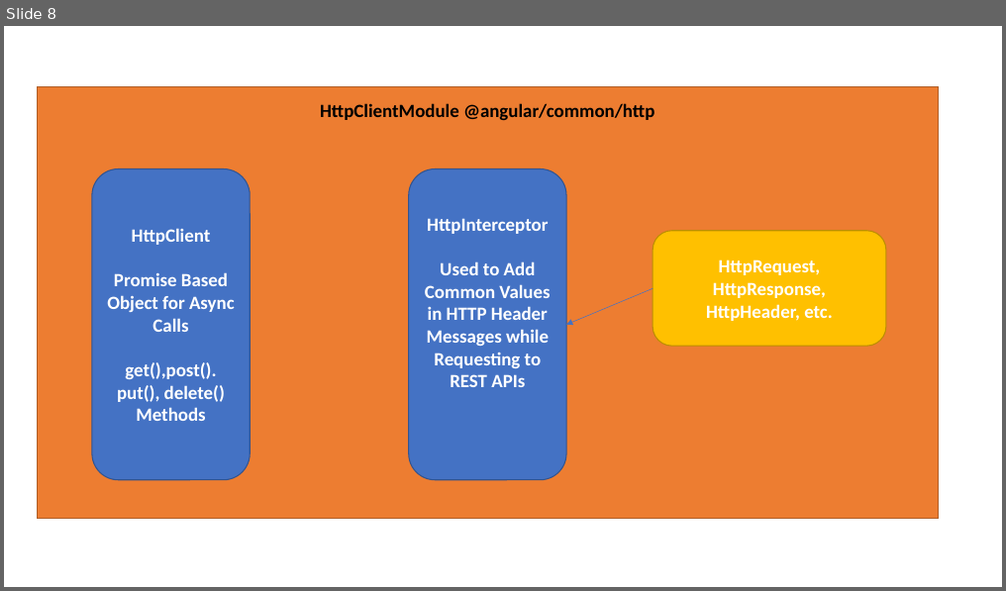
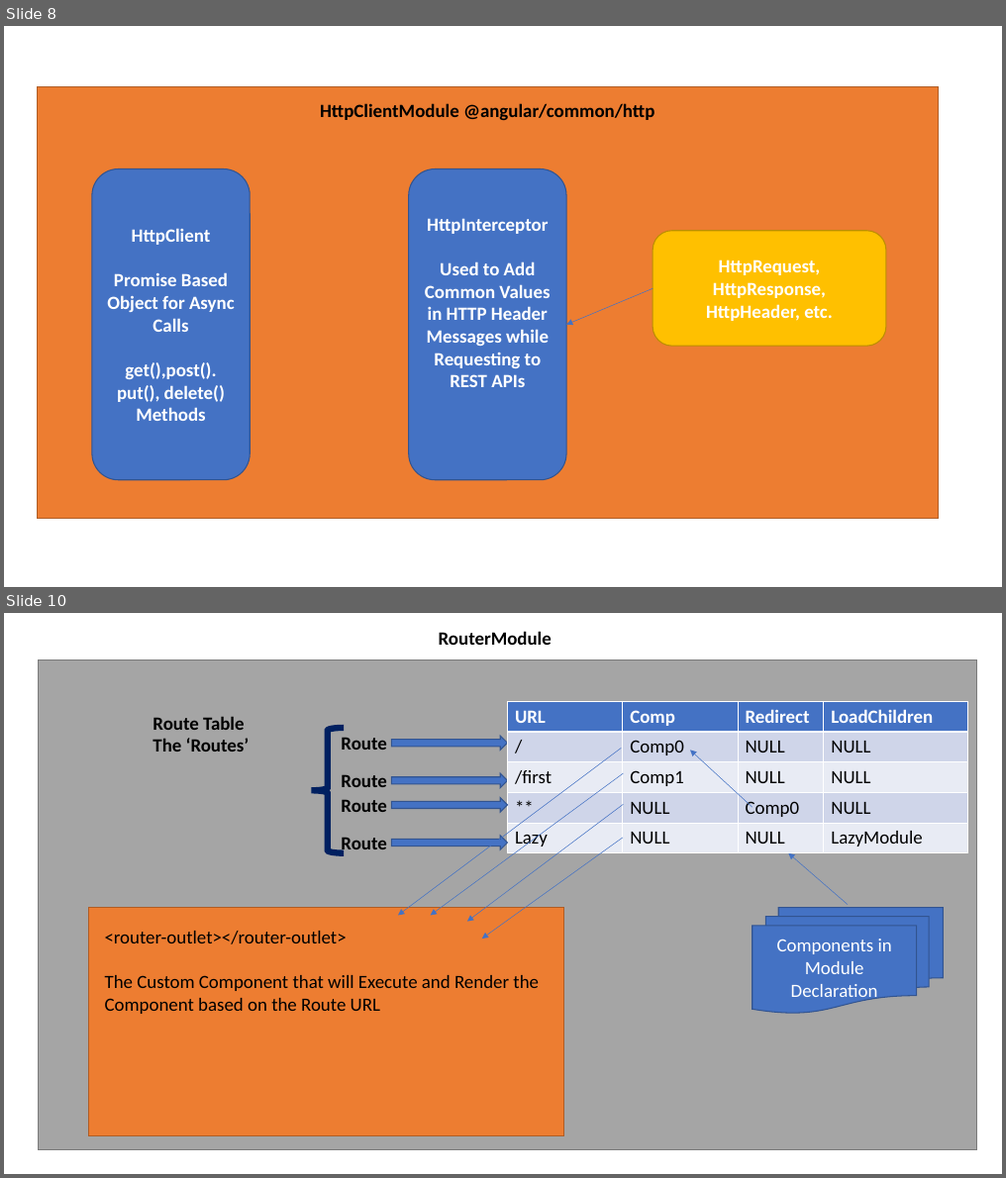
Before and after one commit to maheshsabnis/Blaz_Ng_Jan2022, a slide deck: images_NG.pptx. Shown one above the other, each under a label of ours: slide 8 before the commit, slides 8 and 10 after it; the slides between them are not shown. The pictures are 1006x591 and 1006x1178 pixels, drawn with LibreOffice and Linux fonts; fonts in the diff are those of the drawing. Boxes give left, top, right and bottom in pixels: in the first picture for what was removed or moved away, otherwise in the second. Text is boxed around its words. In the diff, an @@ line names an element or a change of style, - is before the commit and + after.

```diff
--- a/images_NG.pptx
+++ b/images_NG.pptx
@@ slide 10 added at bbox=[4, 613, 1002, 1174], background #FFFFFF @@
@@ text added at bbox=[439, 631, 551, 645], 18 pt, text #000000, bold @@
+RouterModule
@@ rectangle added at bbox=[39, 660, 977, 1150], fill #A5A5A5, outline #7A7A7A 1 pt @@
@@ table added at bbox=[508, 701, 969, 854], 5 rows, 4 columns @@
+URL | Comp | Redirect | LoadChildren
+/ | Comp0 | NULL | NULL
+/first | Comp1 | NULL | NULL
+** | NULL | Comp0 | NULL
+Lazy | NULL | NULL | LazyModule
@@ text added at bbox=[152, 716, 250, 752], 18 pt, text #000000, bold @@
+Route Table
+The ‘Routes’
@@ left brace added at bbox=[312, 728, 344, 854], outline #002060 6 pt @@
@@ text added at bbox=[341, 737, 386, 750], 18 pt, text #000000, bold @@
+Route
@@ right arrow added at bbox=[392, 736, 508, 750], fill #4472C4, outline #325491 1 pt @@
@@ arrow added from (622, 748) to (398, 916), #4472C4 0.5 pt @@
@@ arrow added from (752, 807) to (690, 750), #4472C4 0.5 pt @@
@@ text added at bbox=[341, 774, 386, 787], 18 pt, text #000000, bold @@
+Route
@@ right arrow added at bbox=[392, 774, 508, 788], fill #4472C4, outline #325491 1 pt @@
@@ arrow added from (623, 773) to (431, 916), #4472C4 0.5 pt @@
@@ text added at bbox=[341, 799, 386, 812], 18 pt, text #000000, bold @@
+Route
@@ right arrow added at bbox=[392, 798, 508, 812], fill #4472C4, outline #325491 1 pt @@
@@ arrow added from (623, 805) to (467, 922), #4472C4 0.5 pt @@
@@ text added at bbox=[341, 837, 386, 855], 18 pt, text #000000, bold @@
+Route
@@ right arrow added at bbox=[392, 836, 508, 850], fill #4472C4, outline #325491 1 pt @@
@@ arrow added from (623, 838) to (482, 939), #4472C4 0.5 pt @@
@@ arrow added from (847, 905) to (788, 854), #4472C4 0.5 pt @@
@@ rectangle added at bbox=[88, 908, 564, 1137], fill #ED7D31, outline #AF5C24 1 pt @@
@@ flow chart multidocument added at bbox=[752, 908, 944, 1014], fill #4472C4, outline #325491 1 pt, 18 pt, text #FFFFFF @@
+Components in Module Declaration
@@ text added at bbox=[105, 931, 539, 1014], 18 pt, text #000000 @@
+<router-outlet></router-outlet>
+The Custom Component that will Execute and Render the Component based on the Route URL
```
Also in this commit, not shown: 1 other slide added, 10 other files.
